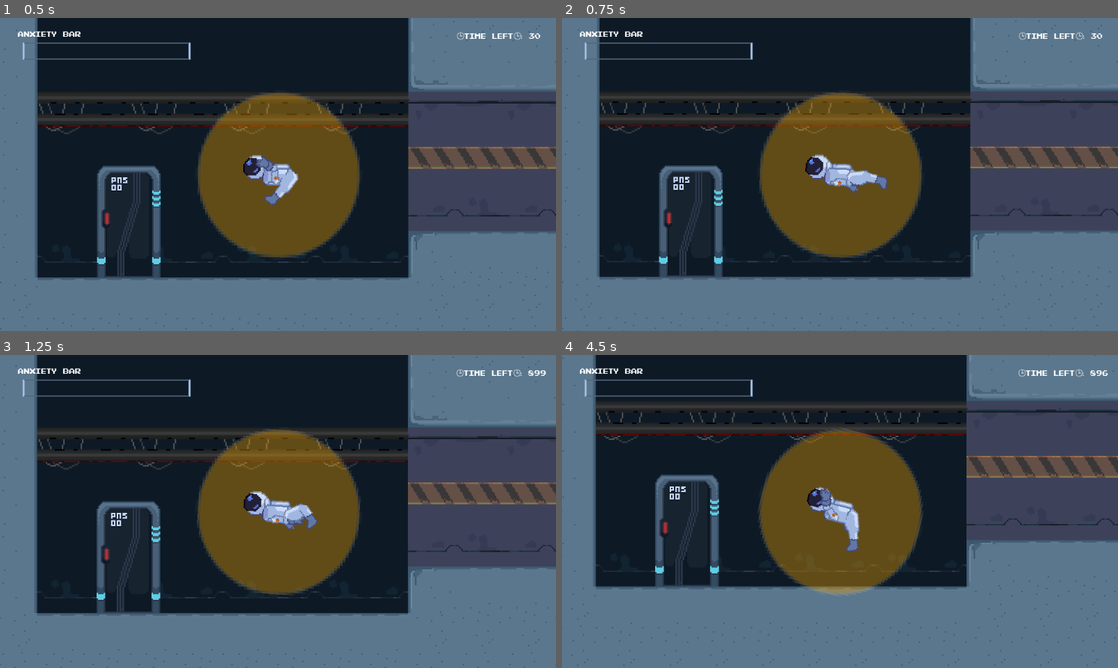
Above: before the commit, frames 1-4 (two rows, left to right).
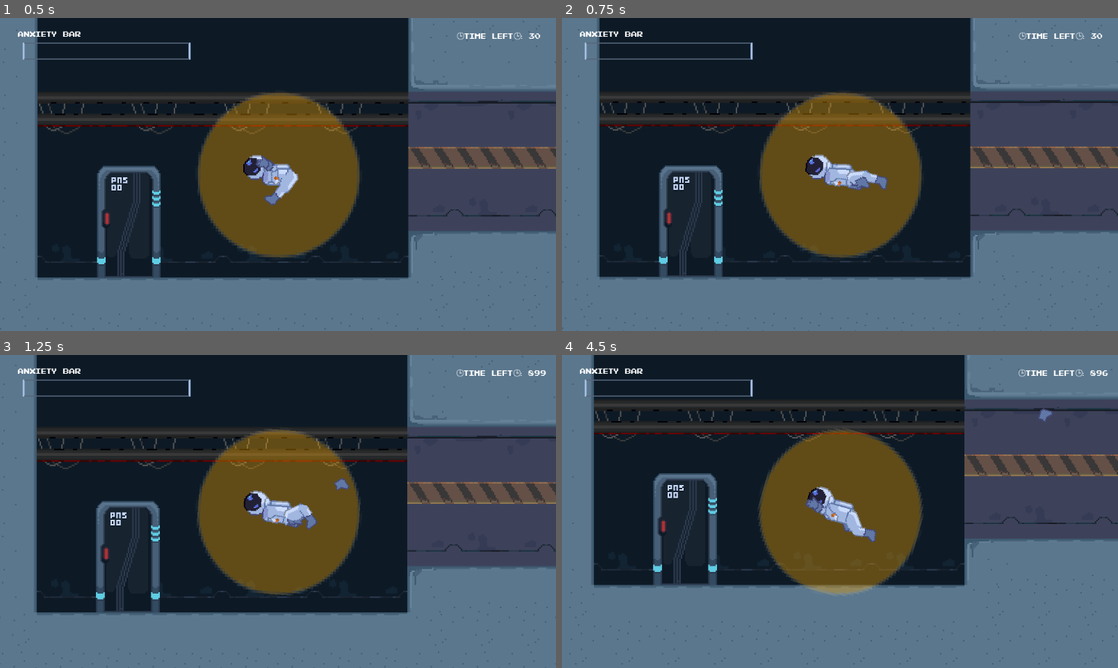
Above: after the commit, the same moments.

Repository: PiotrusWatson/last_party
Game: Godot game, scene res://worlds/piotrus_scene.tscn
Same seed, same stepped clock (60 frames per second), same inputs: the game is played once before the commit and once after it.
Inputs (mouse positions are in pixels of both pictures, inside the frame that each line leads up to):
- Up to frame 1 (0.5 s): no input
- Up to frame 2 (0.75 s): move the mouse to (962, 158) at 0.52 s; press the mouse at (962, 158) at 0.53 s; right-click (962, 158) at 0.6 s
- Up to frame 3 (1.25 s): no input
- Up to frame 4 (4.5 s): move the mouse to (728, 527) at 1.27 s; release the mouse at (728, 527) at 1.28 s; click (728, 527) at 1.35 s; right-click (728, 527) at 1.55 s; move the mouse to (895, 442) at 2.02 s; press the mouse at (895, 442) at 2.03 s; right-click (895, 442) at 2.1 s; move the mouse to (812, 574) at 2.77 s; release the mouse at (812, 574) at 2.78 s; click (812, 574) at 2.85 s; right-click (812, 574) at 3.05 s; move the mouse to (1006, 558) at 3.52 s; press the mouse at (1006, 558) at 3.53 s; tap E (Interact) at 3.6 s; move the mouse to (673, 464) at 4.27 s; release the mouse at (673, 464) at 4.28 s; right-click (673, 464) at 4.35 s

Frame 1 is identical in both runs. In frame 2, 0.1% of the frame differs, in the area x 37-62%, y 23-76%; in frame 3, 1.9%; in frame 4, 5.7%, in the area x 5-100%, y 0-77%.

Commit message:
made a cool little thing

Diff:
--- /dev/null
+++ b/prefabs/player/junk.gd
@@ -0,0 +1,21 @@
+extends RigidBody2D
+
+var is_ready = false
+# Called when the node enters the scene tree for the first time.
+func _ready() -> void:
+	pass # Replace with function body.
+
+
+# Called every frame. 'delta' is the elapsed time since the previous frame.
+func _process(delta: float) -> void:
+	pass
+
+
+func _on_pickup_radius_body_entered(body: Node2D) -> void:
+	if body.is_in_group("Player") and body.has_method("pickup") and is_ready:
+		body.pickup()
+		queue_free()
+
+
+func _on_time_until_ready_timeout() -> void:
+	is_ready = true
--- /dev/null
+++ b/prefabs/player/junk.tscn
@@ -0,0 +1,41 @@
+[gd_scene load_steps=5 format=3 uid="uid://c2bpcs8bg8q5i"]
+
+[ext_resource type="Script" path="res://prefabs/player/junk.gd" id="1_euaia"]
+[ext_resource type="Texture2D" uid="uid://3acovkwk1m3r" path="res://prefabs/player/boot.png" id="1_rnu36"]
+
+[sub_resource type="CapsuleShape2D" id="CapsuleShape2D_u285r"]
+radius = 2.21971
+height = 7.77496
+
+[sub_resource type="CircleShape2D" id="CircleShape2D_57vt8"]
+radius = 12.0416
+
+[node name="Junk" type="RigidBody2D"]
+z_index = 4
+mass = 0.3
+gravity_scale = 0.0
+script = ExtResource("1_euaia")
+
+[node name="CollisionShape2D" type="CollisionShape2D" parent="."]
+position = Vector2(1, 0)
+rotation = -2.15548
+shape = SubResource("CapsuleShape2D_u285r")
+
+[node name="Sprite2D" type="Sprite2D" parent="."]
+texture_filter = 1
+position = Vector2(-23, -1)
+texture = ExtResource("1_rnu36")
+
+[node name="PickupRadius" type="Area2D" parent="."]
+
+[node name="CollisionShape2D" type="CollisionShape2D" parent="PickupRadius"]
+shape = SubResource("CircleShape2D_57vt8")
+
+[node name="TimeUntilReady" type="Timer" parent="."]
+wait_time = 3.0
+one_shot = true
+autostart = true
+
+[connection signal="body_entered" from="." to="." method="_on_body_entered"]
+[connection signal="body_entered" from="PickupRadius" to="." method="_on_pickup_radius_body_entered"]
+[connection signal="timeout" from="TimeUntilReady" to="." method="_on_time_until_ready_timeout"]
--- a/prefabs/player/player.gd
+++ b/prefabs/player/player.gd
@@ -5,12 +5,16 @@
 @onready var health = $Components/Health
 @onready var arm = $Arm
 @onready var left_arm = $BodyParts/LeftArm
+@onready var thrown_stuff = $ThrownStuff
+@onready var thrower = $Components/Thrower
 
 var direction = Vector2.ZERO
 var body_count = 0
 var can_interact = false
 var thing_interacted_with = null
 var max_health
+var ammo
+@export var max_ammo = 2
 @export var anxiety_damage = 5
 @export var beer_healing = 30
 
@@ -25,6 +29,8 @@
 	mover.init(self)
 	max_health = health.max_health
 	anxiety_changed.emit(health.health)
+	ammo = max_ammo
+	thrower.init(thrown_stuff)
 
 
 func _process(delta: float) -> void:
@@ -34,6 +40,7 @@
 func _physics_process(delta: float) -> void:
 	mover.push_direction(direction)
 	left_arm.move_to_target(get_mouse_direction())
+
 func get_mouse_direction():
 	return (get_global_mouse_position() - global_position).normalized()
 func _unhandled_input(event: InputEvent) -> void:
@@ -45,6 +52,10 @@
 			return
 		var push_direction = (global_position - arm.get_pos()).normalized()
 		mover.push_direction(push_direction)
+
+	if event.is_action_released("AltFire") and ammo > 0:
+		thrower.throw_object(get_mouse_direction())
+		ammo -= 1
 
 	if event.is_action_released("Interact") and can_interact:
 		thing_interacted_with.interact()
@@ -84,6 +95,8 @@
 func _on_health_dead() -> void:
 	dead.emit()
 
+func pickup():
+	ammo += 1
 
 func _on_drinker_area_entered(area: Area2D) -> void:
 	if area.is_in_group("Beer") and left_arm.beer_ready:
--- a/prefabs/player/player.tscn
+++ b/prefabs/player/player.tscn
@@ -6,6 +6,7 @@
 [ext_resource type="Texture2D" uid="uid://brgqd5do7bveh" path="res://sprites/placeholder/circle.tres" id="4_ujjfo"]
 [ext_resource type="PackedScene" uid="uid://couje8gm6mtot" path="res://components/health.tscn" id="4_yrta5"]
 [ext_resource type="Script" path="res://prefabs/player/thrower.gd" id="4_yw1gq"]
+[ext_resource type="PackedScene" uid="uid://c2bpcs8bg8q5i" path="res://prefabs/player/junk.tscn" id="5_0tcwt"]
 [ext_resource type="Script" path="res://prefabs/arm/arm.gd" id="6_2gfem"]
 [ext_resource type="PackedScene" uid="uid://1se5evh7ewp0" path="res://prefabs/player/body_parts/left_arm.tscn" id="9_xjprf"]
 [ext_resource type="PackedScene" uid="uid://5q8im6l7tr55" path="res://prefabs/player/body_parts/left_leg.tscn" id="10_v0n13"]
@@ -42,7 +43,9 @@
 
 [node name="Thrower" type="Node" parent="Components" node_paths=PackedStringArray("throw_location")]
 script = ExtResource("4_yw1gq")
+thing_to_throw = ExtResource("5_0tcwt")
 throw_location = NodePath("../../BodyParts/HandLocation")
+throw_force = 100.0
 
 [node name="PersonalSpace" type="Area2D" parent="."]
 position = Vector2(0, 31.91)
@@ -137,6 +140,8 @@
 centered = false
 offset = Vector2(-15.81, -61.36)
 
+[node name="ThrownStuff" type="Node2D" parent="."]
+
 [connection signal="dead" from="Components/Health" to="." method="_on_health_dead"]
 [connection signal="body_entered" from="PersonalSpace" to="." method="_on_personal_space_body_entered"]
 [connection signal="body_exited" from="PersonalSpace" to="." method="_on_personal_space_body_exited"]
--- a/prefabs/player/thrower.gd
+++ b/prefabs/player/thrower.gd
@@ -4,3 +4,15 @@
 @export var throw_location: Node2D
 @export var throw_force = 30.0
 @export var recoil = 40.0
+
+signal threw_something(recoil)
+var thrown_stuff
+func init(thrown_stuff):
+	self.thrown_stuff = thrown_stuff
+
+func throw_object(direction: Vector2):
+	var thrown_thing = thing_to_throw.instantiate() as RigidBody2D
+	thrown_stuff.add_child(thrown_thing)
+	thrown_thing.global_position = throw_location.global_position
+	thrown_thing.apply_central_impulse(direction * throw_force)
+	threw_something.emit(recoil * -1 * direction)
Binary file added: prefabs/player/boot.png
Not shown, added: prefabs/player/boot.png.import
Not shown: 1 places in prefabs/player/player.tscn that only renumber resources
Binary file changed: sprites/Player/BodyParts/Astronaut_floating_feetL.png
